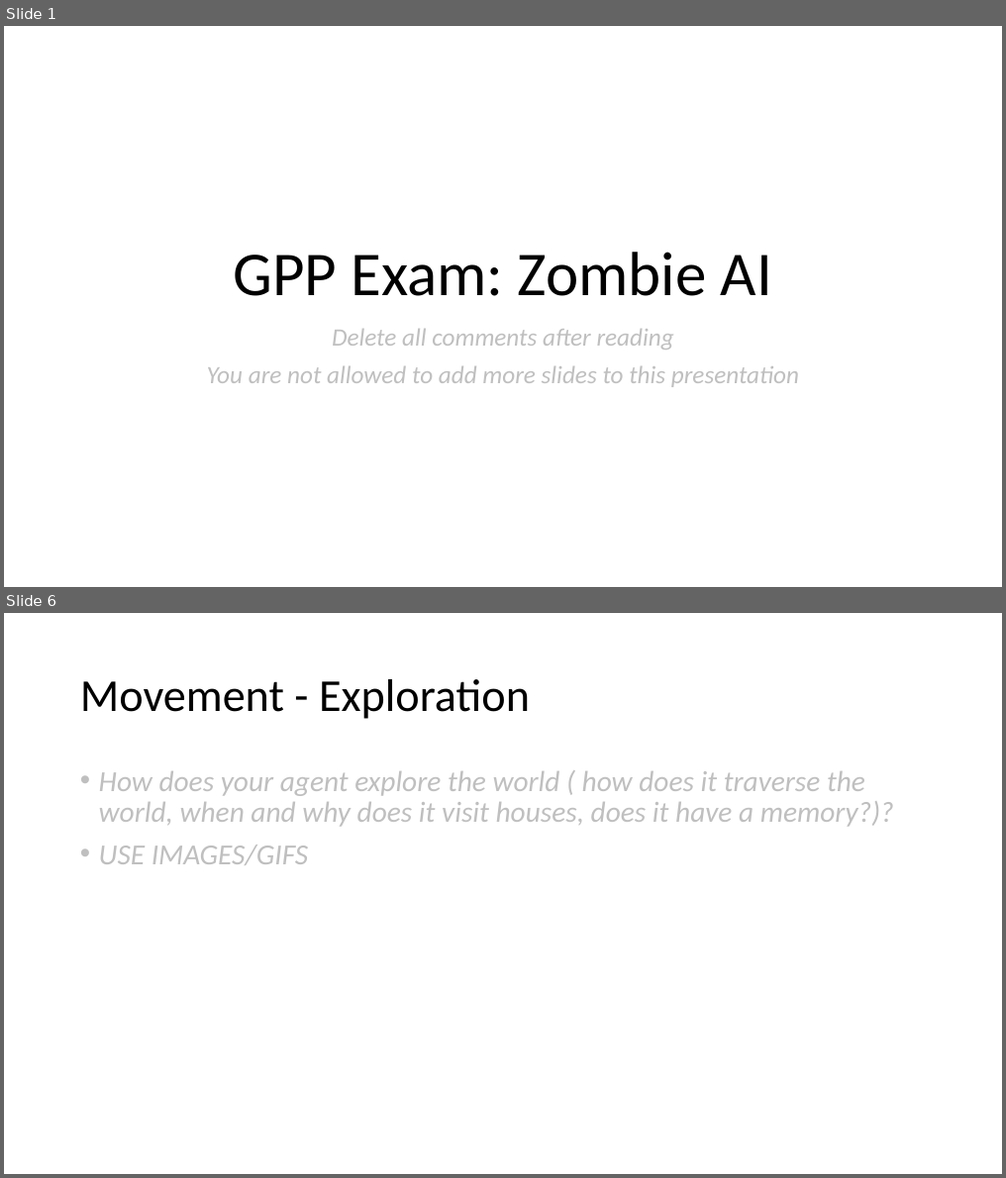
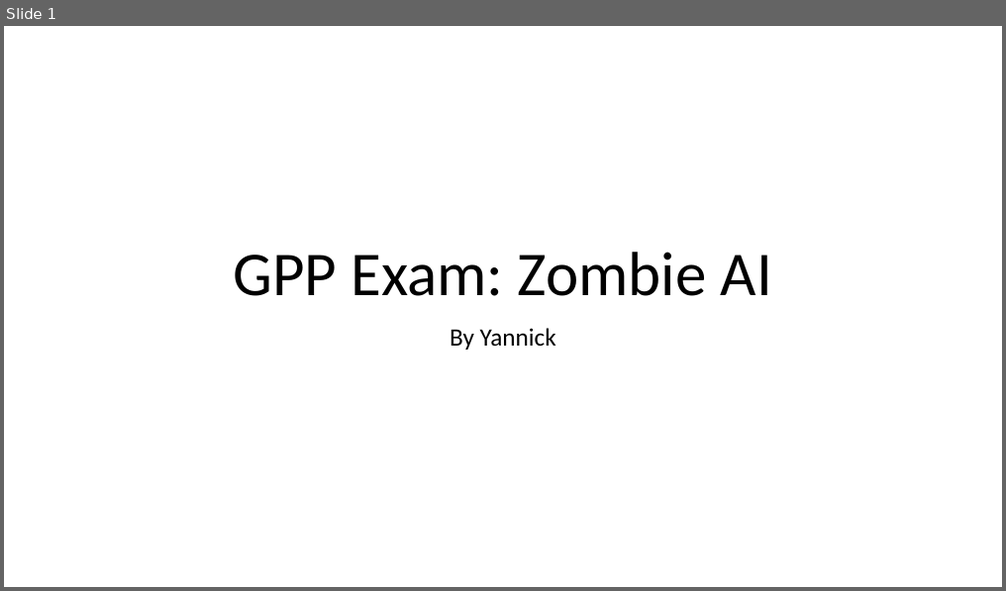
Before and after one commit to DAE-GD-2025-2026/gameai-zombie-Yannick-Ruijter, a slide deck: GPP_ZombieAI_RuijterYannick_2DAE09.pptx. Shown one above the other, each under a label of ours: slides 1 and 6 before the commit, slide 1 after it; the slides between them are not shown. The pictures are 1006x1178 and 1006x591 pixels, drawn with LibreOffice and Linux fonts; fonts in the diff are those of the drawing. Boxes give left, top, right and bottom in pixels: in the first picture for what was removed or moved away, otherwise in the second. Text is boxed around its words. In the diff, an @@ line names an element or a change of style, - is before the commit and + after.

```diff
--- a/GPP_ZombieAI_RuijterYannick_2DAE09.pptx
+++ b/GPP_ZombieAI_RuijterYannick_2DAE09.pptx
@@ slide 6 removed at [4, 613, 1002, 1174], background #FFFFFF @@
@@ title removed at [80, 679, 530, 719] @@
-Movement - Exploration
@@ text removed at [99, 771, 894, 865] @@
-• How does your agent explore the world ( how does it traverse the world, when and why does it visit houses, does it have a memory?)?
-• USE IMAGES/GIFS
@@ slide 1 changed as well @@
@@ subtitle at [450, 328, 556, 350]: text changed; text colour #BFBFBF to #000000; italic off @@
-Delete all comments after reading
-You are not allowed to add more slides to this presentation
+By Yannick
```
Also in this commit, not shown: 3 other slides changed, 3 slides added, 2 other slides removed, 1 other file.
